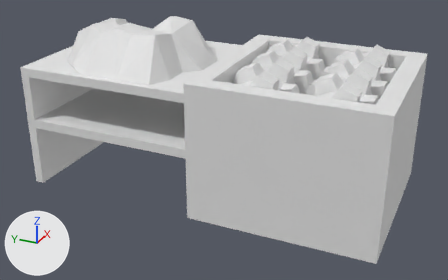
Before and after pictures for a commit that changed the FBX model Assets/resources/meshes/mineralogy_workshop.fbx.
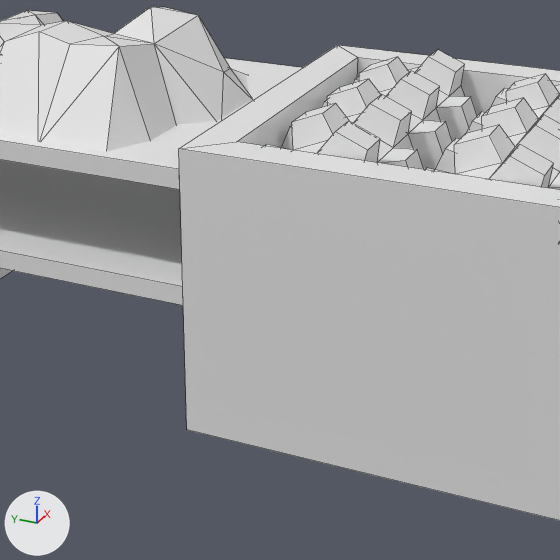
Each version is shown whole from a camera (50 mm lens) standing at (-3.501, -1.339, 1.744) and looking at (-0.615, -0.04, 0.301), then close up on the part from 22% to 82% of the width and 5% to 100% of the height. Every picture has the same lights, and +X, +Y and +Z are marked at lower left. The close-ups show mesh edges as thin lines. Where no turn or scale is listed for an object, it has been applied to the vertices.

In view in the first close-up: 'crusher_base', 'crusher_teeth', 'pile', 'shelves'.
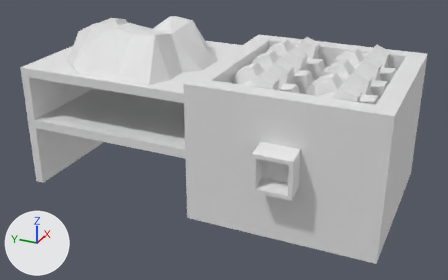
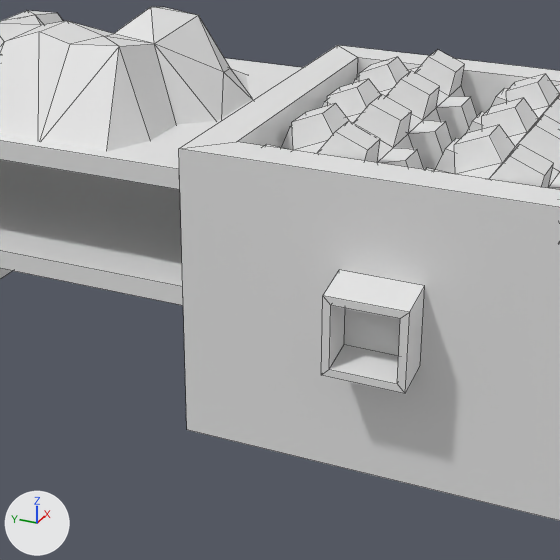
Edits to the bpy script that builds the scene:
```text
Add me_cube_003:
    me_cube_003.from_pydata([(0.09, 0.08, -0.06), (0.09, -0.08, -0.06), (0.09, -0.08, 0.1), (0.09, 0.08, 0.1)], [], [(1, 2, 3, 0)])
Add me_cube:
    me_cube.from_pydata([(0.0, -0.1, -0.1), (0.0, -0.1, 0.1), (0.0, 0.1, -0.1), (0.0, 0.1, 0.1), (0.1, -0.1, -0.08), (0.1, -0.1, 0.12), (0.1, 0.1, -0.08), (0.1, 0.1, 0.12), (0.0, 0.08, -0.08), (0.0, -0.08, -0.08), (0.0, -0.08, 0.08), (0.0, 0.08, 0.08), (0.09, 0.08, -0.06), (0.09, -0.08, -0.06), (0.09, -0.08, 0.1), (0.09, 0.08, 0.1)], [], [(3, 2, 8, 11), (2, 3, 7, 6), (6, 7, 5, 4), (4, 5, 1, 0), (2, 6, 4, 0), (7, 3, 1, 5), (10, 11, 15, 14), (0, 1, 10, 9), (1, 3, 11, 10), (2, 0, 9, 8), (8, 9, 13, 12), (11, 8, 12, 15), (9, 10, 14, 13)])
Add ob_output:
    ob_output = bpy.data.objects.new('output', me_cube_003)
    ob_output.location = (-1.1, -0.5, 0.4)
Add ob_output_shute:
    ob_output_shute = bpy.data.objects.new('output_shute', me_cube)
    ob_output_shute.location = (-1.1, -0.5, 0.4)
```

Boxes (x1, y1, x2, y2) around the edits, measured in the close-ups (560 x 560 px):
'output_shute', added: after (321, 270, 425, 394)
'output', added: after (344, 308, 400, 356)
